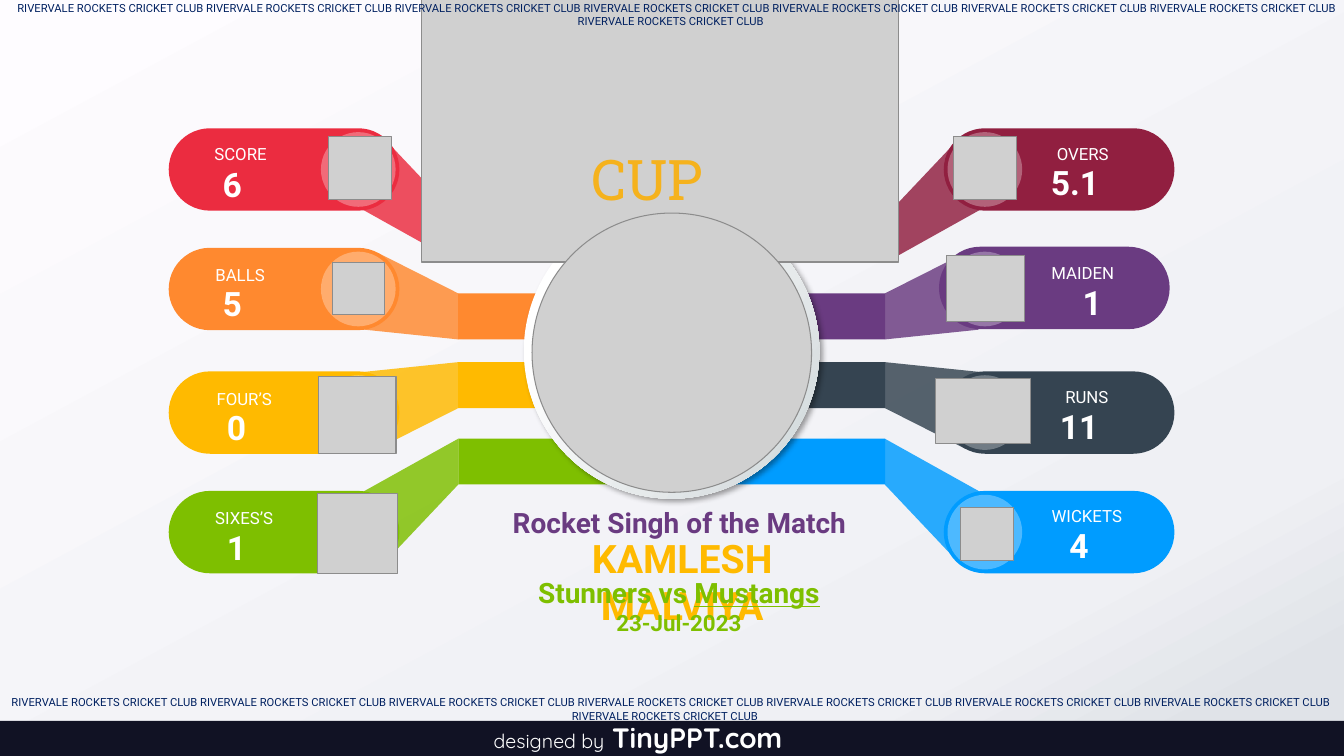
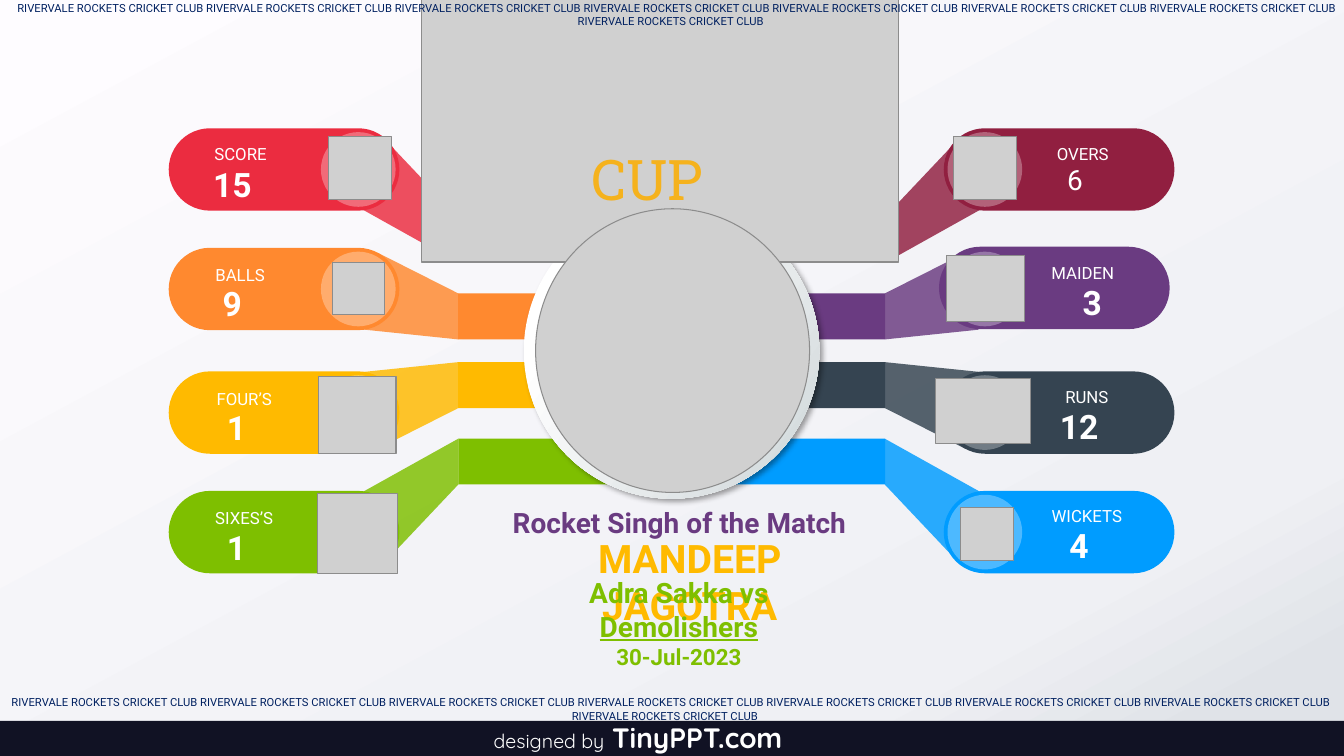
Before and after one commit to Sachienmittal/RRCC, a slide deck: slide 1 of Manage/Rocket singh.pptx. Drawn at 1344x756 pixels with LibreOffice and Linux fonts; fonts in the diff are those of the drawing; grey boxes stand for pictures. Boxes give left, top, right and bottom in pixels: in the first picture for what was removed or moved away, otherwise in the second. Text is boxed around its words. In the diff, an @@ line names an element or a change of style, - is before the commit and + after.

Commit message:
20230730 Mom - Mandeep

```diff
--- a/Manage/Rocket singh.pptx
+++ b/Manage/Rocket singh.pptx
@@ text at (213,173,252,198): text changed @@
-6
+15
@@ text at (1067,170,1083,191): text changed; size 24 to 20 pt; bold off @@
-5.1
+6
@@ picture: place and size @@
-picture at (532,213,812,492)
+picture at (535,209,810,492)
@@ text at (223,292,242,317): text changed @@
-5
+9
@@ text at (1083,290,1102,316): text changed @@
-1
+3
@@ text at (227,416,246,440): text changed @@
-0
+1
@@ text at (1060,414,1099,439): text changed @@
-11
+12
@@ text at (598,538,781,631): text changed @@
-KAMLESH MALVIYA
+MANDEEP JAGOTRA
@@ text at (589,577,769,666): text changed @@
-Stunners vs Mustangs
-23-Jul-2023
+Adra Sakka vs Demolishers
+30-Jul-2023
```
Also in this commit, not shown: 1 other file.
